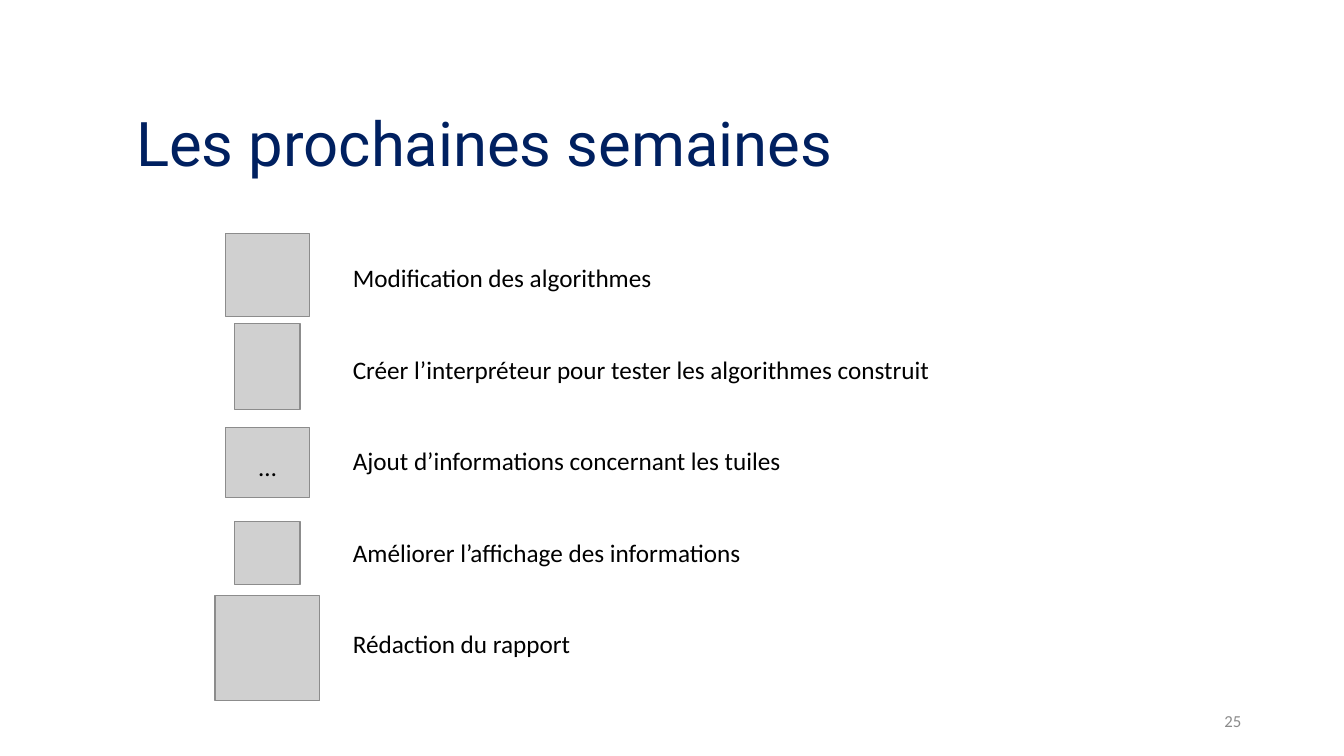
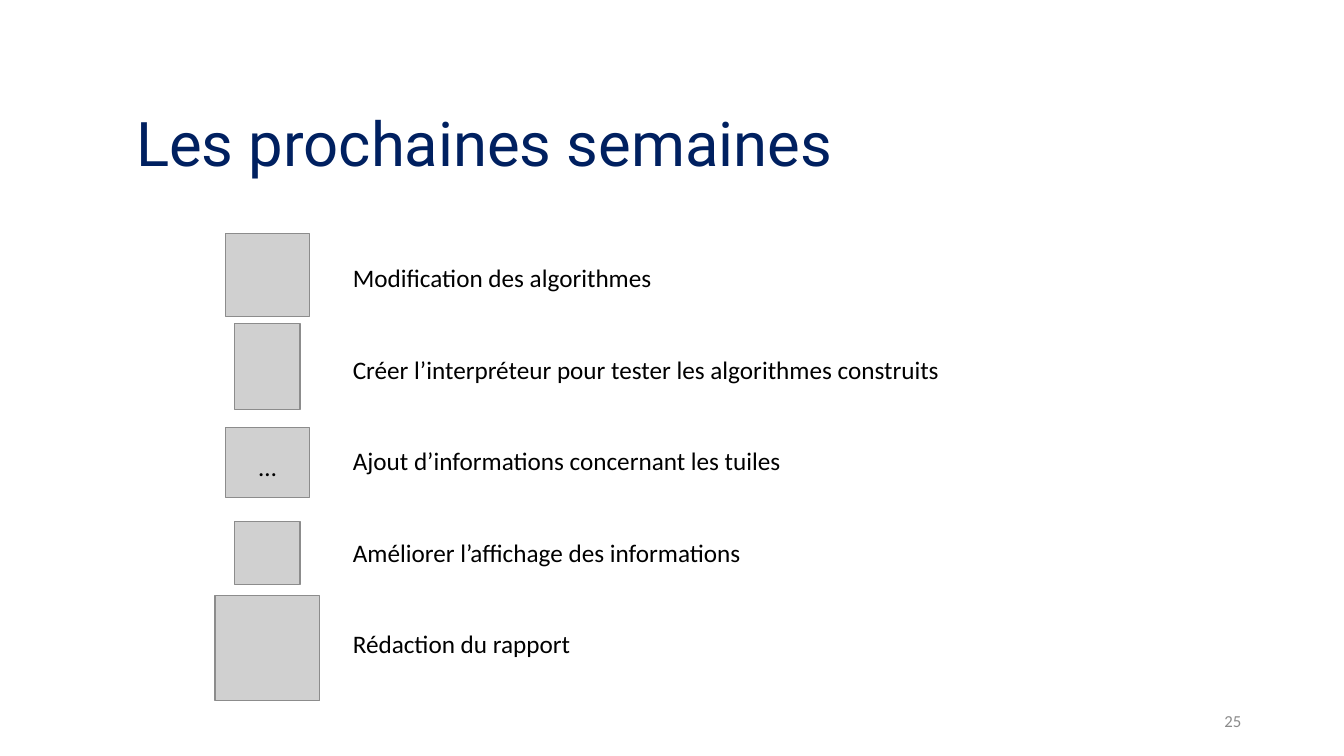
Before and after one commit to cui-unige/BSc-educative-gaming-2019, a slide deck: slide 25 of Docs/Speech/SpaceEncodersDevInf_LP.pptx. Drawn at 1344x756 pixels with LibreOffice and Linux fonts; fonts in the diff are those of the drawing; grey boxes stand for pictures. Boxes give left, top, right and bottom in pixels: in the first picture for what was removed or moved away, otherwise in the second. Text is boxed around its words. In the diff, an @@ line names an element or a change of style, - is before the commit and + after.

```diff
--- a/Docs/Speech/SpaceEncodersDevInf_LP.pptx
+++ b/Docs/Speech/SpaceEncodersDevInf_LP.pptx
@@ text at (353,361,939,384): text changed @@
-Créer l’interpréteur pour tester les algorithmes construit
+Créer l’interpréteur pour tester les algorithmes construits
```
Also in this commit, not shown: 1 other slide changed, 2 other files.
